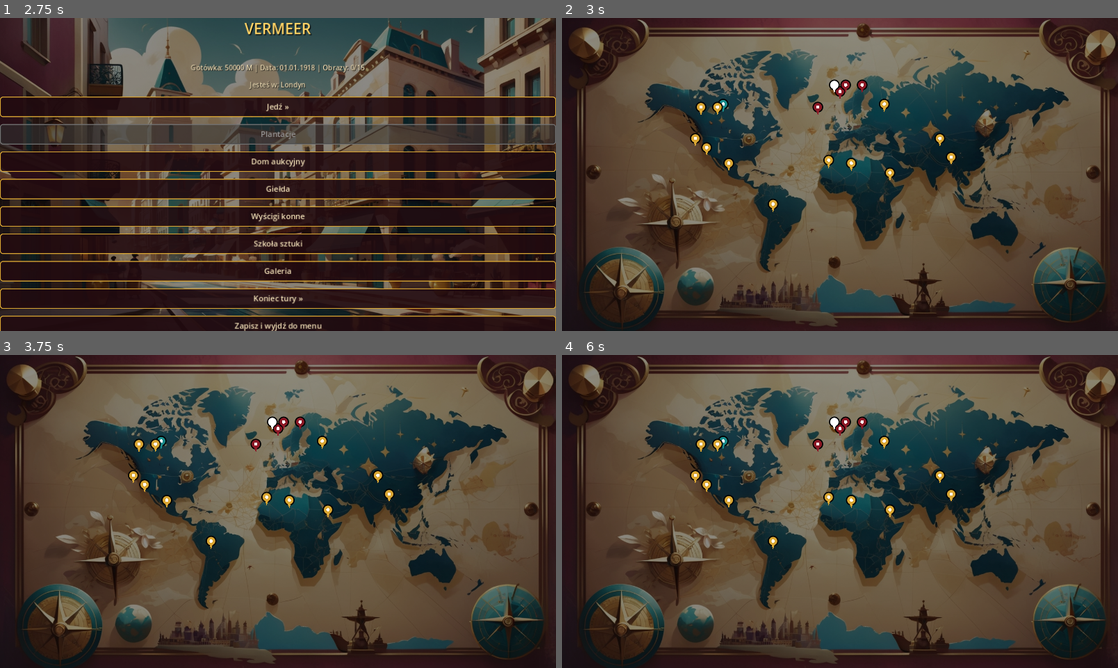
Above: before the commit, frames 1-4 (two rows, left to right).
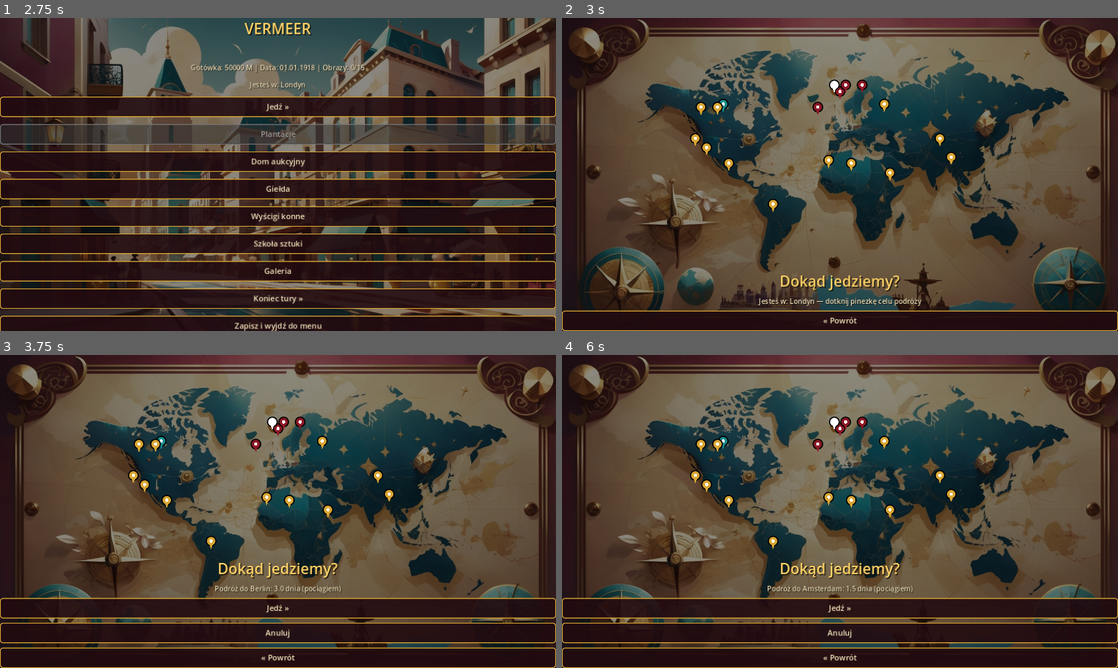
Above: after the commit, the same moments.

Repository: cinekm20/the-forger-retro-tycoon
Game: Godot game, scene res://scenes/main_menu/MainMenu.tscn
The game is run twice, just before and just after one commit, with the same random seed, the same clock (stepped at 60 frames per second) and the same inputs.
Inputs (mouse positions are in pixels of both pictures, inside the frame that each line leads up to):
- Up to frame 1 (2.75 s): click "1" at 0.5 s; click "Tryb łatwy (15/40 obrazów do …" at 1.25 s; click "Nowa gra" at 2 s
- Up to frame 2 (3 s): click "Jedź »" at 2.75 s
- Up to frame 3 (3.75 s): click (300, 423) at 3.52 s
- Up to frame 4 (6 s): click (840, 633) at 4.25 s, where only the run after the commit has a clickable "Anuluj"; click (840, 430) at 5.02 s; click (845, 423) at 5.77 s

Frame 1 is identical in both runs. In frame 2, 2.4% of the frame differs, in the area x 0-100%, y 82-100%; in frame 3, 13%; in frame 4, 13%, in the area x 0-100%, y 66-100%.

Commit message:
Napraw niewidoczny panel na mapie i przywróć przycisk Powrót
Prawdziwa przyczyna "nic nie widać / pinezek nie da się kliknąć":
make_root_bottom() używał set_anchors_preset(PRESET_BOTTOM_WIDE) na
świeżo utworzonym, pustym VBoxContainer — Godot liczy offsety na
podstawie rozmiaru kontenera W MOMENCIE WYWOŁANIA (czyli 0×0, bo dzieci
jeszcze nie istnieją), więc kontener zostawał trwale spłaszczony do
zerowej wysokości i cała jego zawartość (tytuł, informacja o podróży,
przyciski) renderowała się poza widocznym ekranem. Naprawione przez
zmianę na PRESET_FULL_RECT + ALIGNMENT_END (ten sam mechanizm co
make_root(), tylko wyrównany do dołu zamiast do środka) — kontener
zawsze śledzi pełny rozmiar rodzica, bez zależności od stanu w
momencie tworzenia.

Dodatkowo: w poprzedniej turze błędnie zinterpretowałem prośbę o
przeniesienie przycisku "Powrót" na dół jako prośbę o jego usunięcie.
Przywrócony jako stały przycisk "« Powrót" na dole mapy, obok "Jedź »"
i "Anuluj" pokazywanych po zaznaczeniu pinezki.

Diff:
--- a/game/scenes/travel_map/TravelMap.gd
+++ b/game/scenes/travel_map/TravelMap.gd
@@ -17,10 +17,7 @@
 var cancel_button: Button
 var selected_city: String = ""
 
-## Wejście na mapę jest tylko przez "Jedź »" na Hubie i kończy się albo
-## wyborem celu, albo "Anuluj" — świadomie bez stałego przycisku "Powrót",
-## żeby nie zasłaniał pinezek i nie dublował się z "Anuluj" (patrz też
-## screen_helpers.make_back_button, który teraz wraca do Huba, a nie mapy).
+
 func _ready() -> void:
 	ScreenHelpers.make_background(self, "res://art/backgrounds/hub_map.jpg")
 	_build_pins()
@@ -32,6 +29,7 @@
 	cancel_button = ScreenHelpers.make_button(root, "Anuluj", _on_cancel_pressed)
 	confirm_button.visible = false
 	cancel_button.visible = false
+	ScreenHelpers.make_button(root, "« Powrót", func(): SceneRouter.goto_hub())
 
 
 func _default_info_text() -> String:
--- a/game/scripts/ui/screen_helpers.gd
+++ b/game/scripts/ui/screen_helpers.gd
@@ -39,10 +39,17 @@
 
 ## Wariant zakotwiczony na dole ekranu zamiast wyśrodkowany na całej
 ## wysokości — dla ekranów, gdzie góra/środek musi zostać odsłonięty
-## (np. mapa z klikalnymi pinezkami pod spodem).
+## (np. mapa z klikalnymi pinezkami pod spodem). CELOWO pełnoekranowy
+## (PRESET_FULL_RECT), tak jak make_root(), tylko z inną osią wyrównania —
+## PRESET_BOTTOM_WIDE tu NIE działa: set_anchors_preset() liczy offsety na
+## podstawie rozmiaru kontenera W MOMENCIE WYWOŁANIA, czyli zanim dojdą
+## jakiekolwiek dzieci (rozmiar 0×0) — kontener zostaje trwale spłaszczony
+## do zerowej wysokości, więc cała jego zawartość renderuje się poza
+## ekranem. ALIGNMENT_END na pełnoekranowym kontenerze daje ten sam efekt
+## wizualny (treść przy dolnej krawędzi) bez tej pułapki.
 static func make_root_bottom(parent: Control) -> VBoxContainer:
 	var root := VBoxContainer.new()
-	root.set_anchors_preset(Control.PRESET_BOTTOM_WIDE)
+	root.set_anchors_preset(Control.PRESET_FULL_RECT)
 	root.alignment = BoxContainer.ALIGNMENT_END
 	root.add_theme_constant_override("separation", 10)
 	root.mouse_filter = Control.MOUSE_FILTER_IGNORE
Not shown, changed: game/README.md
